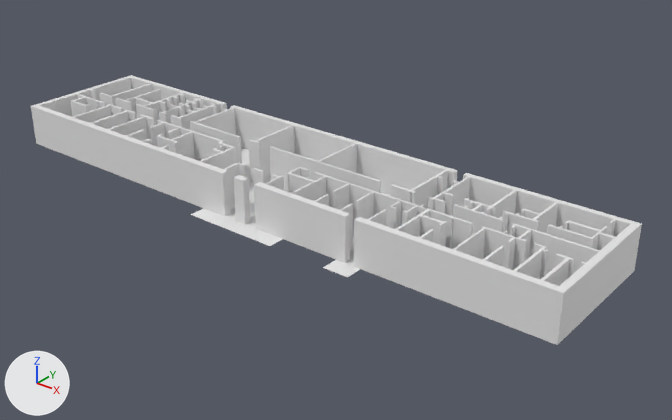
An edit to the Blender file Assets/Korpus/KorpusPrefab/Dormitory.blend, drawn before and after from the same camera.
Rendered twice from a 50 mm lens placed at (23.6, -29.2, 17.5), pointed at (0.6, -0.4, -0.3). Lighting does not change. The marker at lower left points along +X, +Y and +Z.
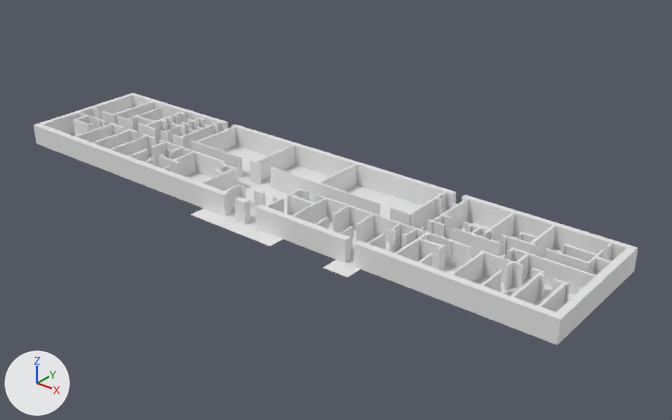
Changed parts and their boxes (x1, y1, x2, y2) in the pictures (672 x 420 px):
'Plane.001', modifiers changed (7% shorter)
    before: (31, 75, 642, 345)
    after: (34, 93, 638, 345)

Patch to the scene script:
```diff
--- a/Assets/Korpus/KorpusPrefab/Dormitory.blend.py
+++ b/Assets/Korpus/KorpusPrefab/Dormitory.blend.py
@@ ob_plane_001 @@
 _m = ob_plane_001.modifiers.new('Solidify', 'SOLIDIFY')
-_m.thickness = 2.0
+_m.thickness = 1.0
 _m.offset = 1.0
```
